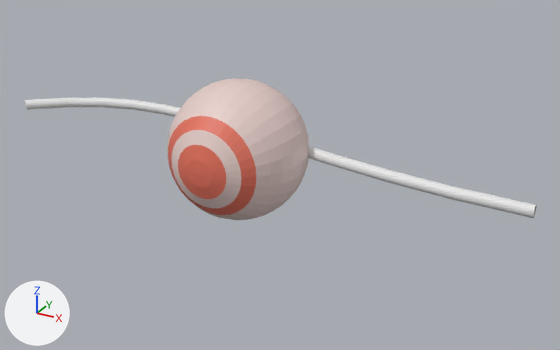
A saved change to the Blender file Toys/10Min_mine/2024_07/0701_SnakeEye_.blend.
Before and after are seen from a 50 mm camera at (1.325, -2.113, 0.995) aimed at (0.029, 0.242, -0.183). The lights are fixed; the arrows at lower left show +X, +Y and +Z.

In view in the first picture: 'BezierCurve', 'Sphere'.
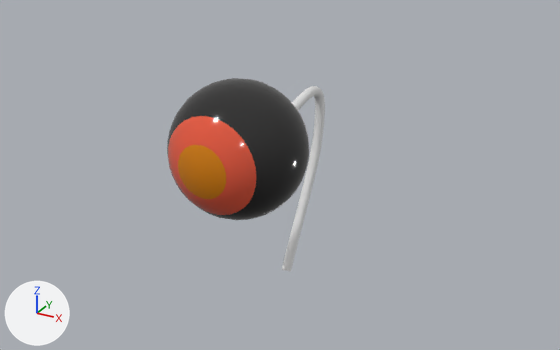
What differs and where, as boxes (x1, y1, x2, y2) in the pictures (560 x 350 px):
'Sphere', recoloured
    both: (167, 78, 309, 220)
'BezierCurve', reshaped, moved
    before: (25, 97, 537, 218)
    after: (282, 86, 325, 272)
part 1 of me_sphere, recoloured (white to red)
    both: (172, 130, 241, 208)
part 2 of me_sphere, recoloured
    both: (178, 145, 226, 199)
part 3 of me_sphere, recoloured
    both: (168, 116, 256, 215)

The change, as a list of edits to the scene's bpy script:
```text
Change mat_total:
    mat_total.base_color: (0.8, 0.622, 0.593) -> (0.00808, 0.0069, 0.00669)  # white #e7cfca -> black #161413
    mat_total.roughness: 0.5 -> 0.1
    add mat_total.specular_ior_level = 0.8
Add mat_inner_1:
    mat_inner_1 = principled_material('Inner_1')
    mat_inner_1.base_color = (0.732, 0.231, 0.0)  # orange #de8400
    mat_inner_1.metallic = 0.15
    mat_inner_1.roughness = 0.05
    mat_inner_1.specular_ior_level = 0.55
Add mat_outer_1:
    mat_outer_1 = principled_material('Outer_1')
    mat_outer_1.base_color = (0.8, 0.0996, 0.0476)  # red #e7593e
    mat_outer_1.roughness = 0.1
Change me_sphere:
    where me_sphere.from_pydata(...)  # 482 vertices, 512 faces; spans x -0.244..0.244, y -0.244..0.244, z -0.244..0.244
    used by ob_sphere; location = (0.0, 0.0, 0.0)
    me_sphere part 1: all 32 faces centred in x -0.113..0.113, y -0.214, z -0.113..0.113 switch from mat_total (white #e7cfca) to mat_outer_1 (red #e7593e)
    me_sphere part 2: all 64 faces centred in x -0.07..0.07, y -0.241..-0.233, z -0.07..0.07 switch from mat_innereye (red #e7735e) to mat_inner_1 (orange #de8400)
    me_sphere part 3: all 32 faces centred in x -0.153..0.153, y -0.188, z -0.153..0.153 switch from mat_innereye (red #e7735e) to mat_outer_1 (red #e7593e)
Change cu_beziercurve_001:
    remove _sp.bezier_points.foreach_set('co', [-1.0, 0.0, 0.0, 1.0, 0.0, 0.0])
    remove _sp.bezier_points.foreach_set('handle_left', [-1.5, -0.5, 0.0, 0.0, 0.0, 0.0])
    remove _sp.bezier_points.foreach_set('handle_right', [-0.5, 0.5, 0.0, 2.0, 0.0, 0.0])
    remove for _p, _l, _r in zip(_sp.bezier_points, ['ALIGNED', 'ALIGNED'], ['ALIGNED', 'ALIGNED']): _p.handle_left_type = _l; _p.handle_right_type = _r
    _sp: cu_beziercurve_001.splines.new('BEZIER'); _sp.bezier_points.add(1) -> cu_beziercurve_001.splines.new('BEZIER'); _sp.bezier_points.add(2)
    add _sp.bezier_points.foreach_set('co', [0.0, -0.0905, -0.0146, 0.0, 0.304, -0.0741, 0.0, 0.016, -0.662])
    add _sp.bezier_points.foreach_set('handle_left', [0.0, -0.434, -0.0916, 0.0, 0.327, 0.139, 0.0, 0.234, -0.287])
    add _sp.bezier_points.foreach_set('handle_right', [0.0, 0.121, 0.0328, 0.0, 0.283, -0.261, 0.0, -0.487, -1.526])
    add for _p, _l, _r in zip(_sp.bezier_points, ['ALIGNED', 'ALIGNED', 'ALIGNED'], ['ALIGNED', 'ALIGNED', 'ALIGNED']): _p.handle_left_type = _l; _p.handle_right_type = _r
Change ob_beziercurve:
    ob_beziercurve.location: (0.0, 0.0, 0.0) -> (0.0, 0.333, 0.0)
```
